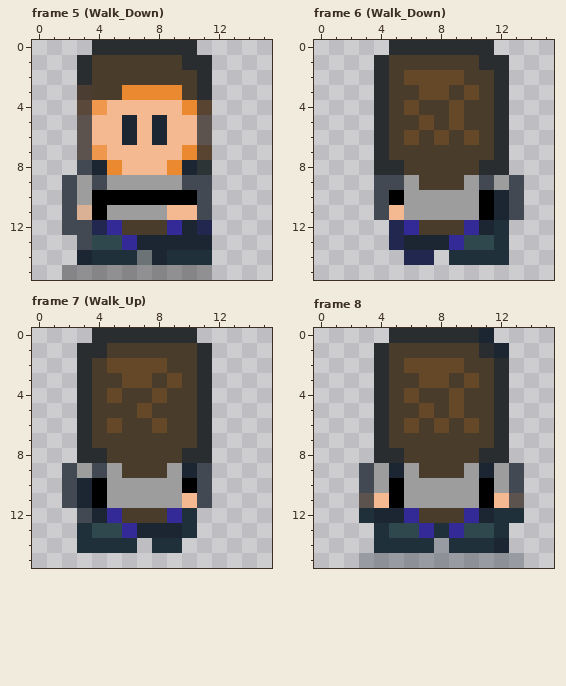
File history of a pixel-art file, Assets/Entwurf/Hero.aseprite. This is how it looked before the edit.
16x16 pixels, 8 frames. Colours within 5 levels of each other are drawn and written as one. Shown: frame 5 (Walk_Down), frame 6 (Walk_Down), frame 7 (Walk_Up), frame 8. The commit also changed other frames, which this record leaves out.
After the commit:
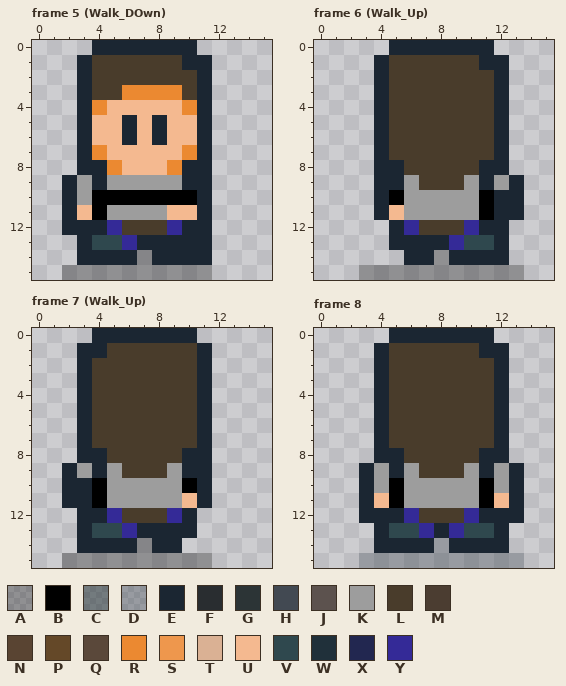
Palette (. is transparent): A #0000004c  B #000000  C #1c2a2e81  D #1b26324c  E #1b2632  F #292d30  G #2c3436  H #424952  J #5c524e  K #9d9d9d  L #493c2b  M #4b3d31  N #594432  P #644828  Q #5a483a  R #eb8931  S #ee974d  T #dab194  U #f4b990  V #2f484e  W #20303a  X #222750  Y #342a97
From old to new:
layer "Konturfarben" now hidden
--- frame 5 (Walk_DOwn)
@@ x 0..15 @@
- 0 ....FFFFFFF.....
- 1 ...FLLLLLLFF....
- 2 ...FLLLLLLLF....
- 3 ...MLLRRRRLF....
- 4 ...QSUUUUURN....
- 5 ...JUUEUEUUJ....
- 6 ...JUUEUEUUJ....
- 7 ...JSUUUUURN....
- 8 ...HERUUUREG....
- 9 ..HKHKKKKKHH....
-10 ..HKBBBBBBBH....
-11 ..HTBKKKKUUH....
-12 ..HHXYLLLYEX....
-13 ...HVVYEEEEE....
-14 ...EWWWCEWWW....
+ 0 ....EEEEEEE.....
+ 1 ...ELLLLLLEE....
+ 2 ...ELLLLLLLE....
+ 3 ...ELLRRRRLE....
+ 4 ...ERUUUUURE....
+ 5 ...EUUEUEUUE....
+ 6 ...EUUEUEUUE....
+ 7 ...ERUUUUURE....
+ 8 ...EERUUUREE....
+ 9 ..EKEKKKKKEE....
+10 ..EKBBBBBBBE....
+11 ..EUBKKKKUUE....
+12 ..EEEYLLLYEE....
+13 ...EVVYEEEEE....
+14 ...EEEEAEEEE....
 15 ..AAAAAAAAAA....
--- frame 6 (Walk_Up)
@@ x 0..15 @@
- 0 .....FFFFFFF....
- 1 ....FLLLLLLFF...
- 2 ....FLPPPPLLF...
- 3 ....FLLPPLPLF...
- 4 ....FLPLLPLLF...
- 5 ....FLLPLPLLF...
- 6 ....FLPLPLPLF...
- 7 ....FLLLLLLLF...
- 8 ....FFLLLLLFF...
- 9 ....HHKLLLKHKH..
-10 ....HBKKKKKBEH..
-11 ....HUKKKKKBEH..
-12 .....XYLLLYEW...
-13 .....XEEEYVVW...
-14 ......XX.WWWW...
-15 ................
+ 0 .....EEEEEEE....
+ 1 ....ELLLLLLEE...
+ 2 ....ELLLLLLLE...
+ 3 ....ELLLLLLLE...
+ 4 ....ELLLLLLLE...
+ 5 ....ELLLLLLLE...
+ 6 ....ELLLLLLLE...
+ 7 ....ELLLLLLLE...
+ 8 ....EELLLLLEE...
+ 9 ....EEKLLLKEKE..
+10 ....EBKKKKKBEE..
+11 ....EUKKKKKBEE..
+12 .....EYLLLYEE...
+13 .....EEEEYVVE...
+14 ......EEAEEEE...
+15 ...AAAAAAAAAAA..
--- frame 7 (Walk_Up)
@@ x 0..15 @@
- 0 ....FFFFFFF.....
- 1 ...FFLLLLLLF....
- 2 ...FLPPPPLLF....
- 3 ...FLLPPLPLF....
- 4 ...FLPLLPLLF....
- 5 ...FLLLPLLLF....
- 6 ...FLPLLPLLF....
- 7 ...FLLLLLLLF....
- 8 ...FFLLLLLFF....
- 9 ..HKHKLLLKEH....
-10 ..HEBKKKKKBH....
-11 ..HEBKKKKKUH....
-12 ...HEYLLLYW.....
-13 ...WVVYEEEW.....
-14 ...WWWW.WW......
-15 ................
+ 0 ....EEEEEEE.....
+ 1 ...EELLLLLLE....
+ 2 ...ELLLLLLLE....
+ 3 ...ELLLLLLLE....
+ 4 ...ELLLLLLLE....
+ 5 ...ELLLLLLLE....
+ 6 ...ELLLLLLLE....
+ 7 ...ELLLLLLLE....
+ 8 ...EELLLLLEE....
+ 9 ..EKEKLLLKEE....
+10 ..EEBKKKKKBE....
+11 ..EEBKKKKKUE....
+12 ...EEYLLLYE.....
+13 ...EVVYEEEE.....
+14 ...EEEEAEE......
+15 ..AAAAAAAAAA....
--- frame 8
@@ x 0..15 @@
- 0 .....FFFFFFE....
- 1 ....FLLLLLLFE...
- 2 ....FLPPPPLLF...
- 3 ....FLLPPLPLF...
- 4 ....FLPLLPLLF...
- 5 ....FLLPLPLLF...
- 6 ....FLPLPLPLF...
- 7 ....FLLLLLLLF...
- 8 ....FFLLLLLFF...
- 9 ...HKEKLLLKEKH..
-10 ...HKBKKKKKBKH..
-11 ...JUBKKKKKBUJ..
-12 ...WEEYLLLYEWW..
-13 ....WVVYWYVVW...
-14 ....WWWWDWWWE...
+ 0 .....EEEEEEE....
+ 1 ....ELLLLLLEE...
+ 2 ....ELLLLLLLE...
+ 3 ....ELLLLLLLE...
+ 4 ....ELLLLLLLE...
+ 5 ....ELLLLLLLE...
+ 6 ....ELLLLLLLE...
+ 7 ....ELLLLLLLE...
+ 8 ....EELLLLLEE...
+ 9 ...EKEKLLLKEKE..
+10 ...EKBKKKKKBKE..
+11 ...EUBKKKKKBUE..
+12 ...EEEYLLLYEEE..
+13 ....EVVYEYVVE...
+14 ....EEEEDEEEE...
 15 ...DDDDDDDDDDD..
